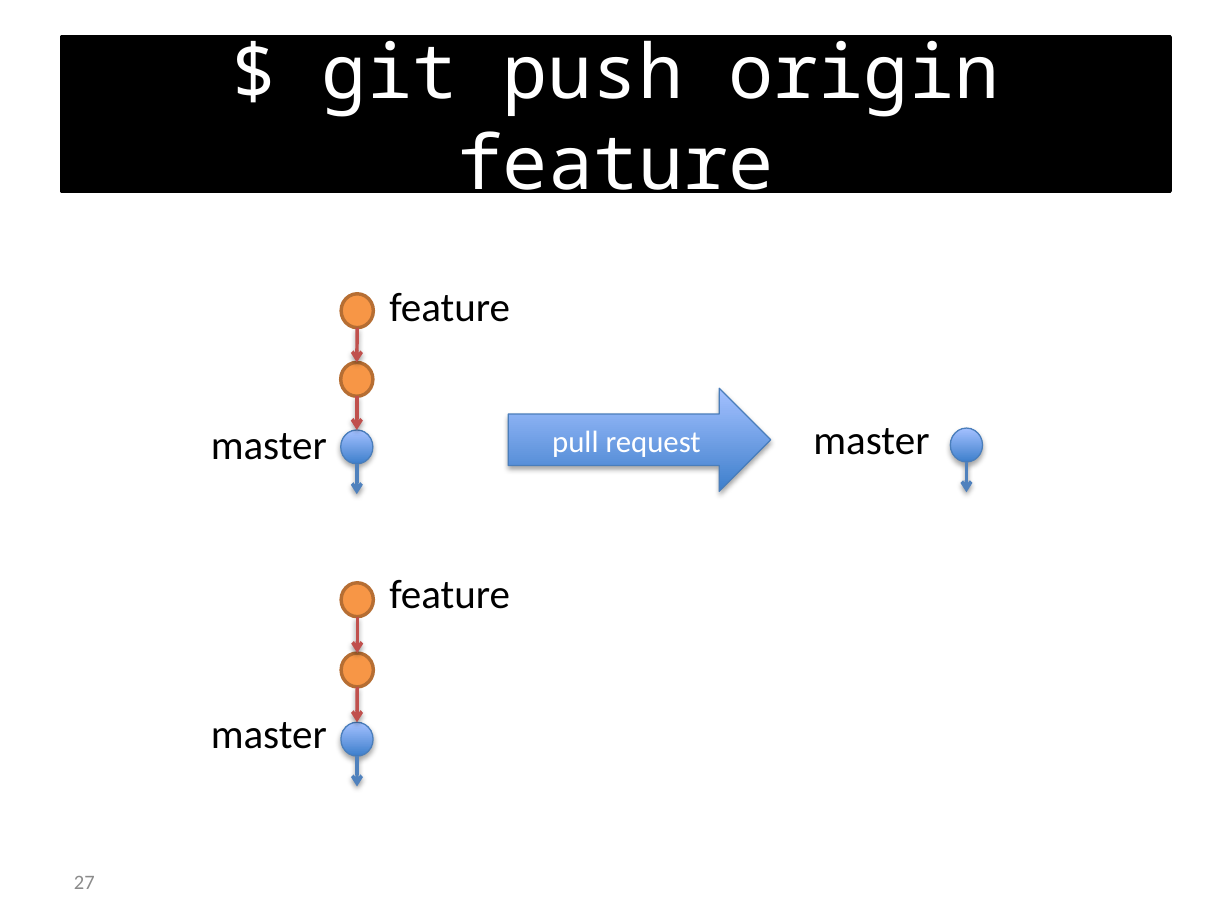
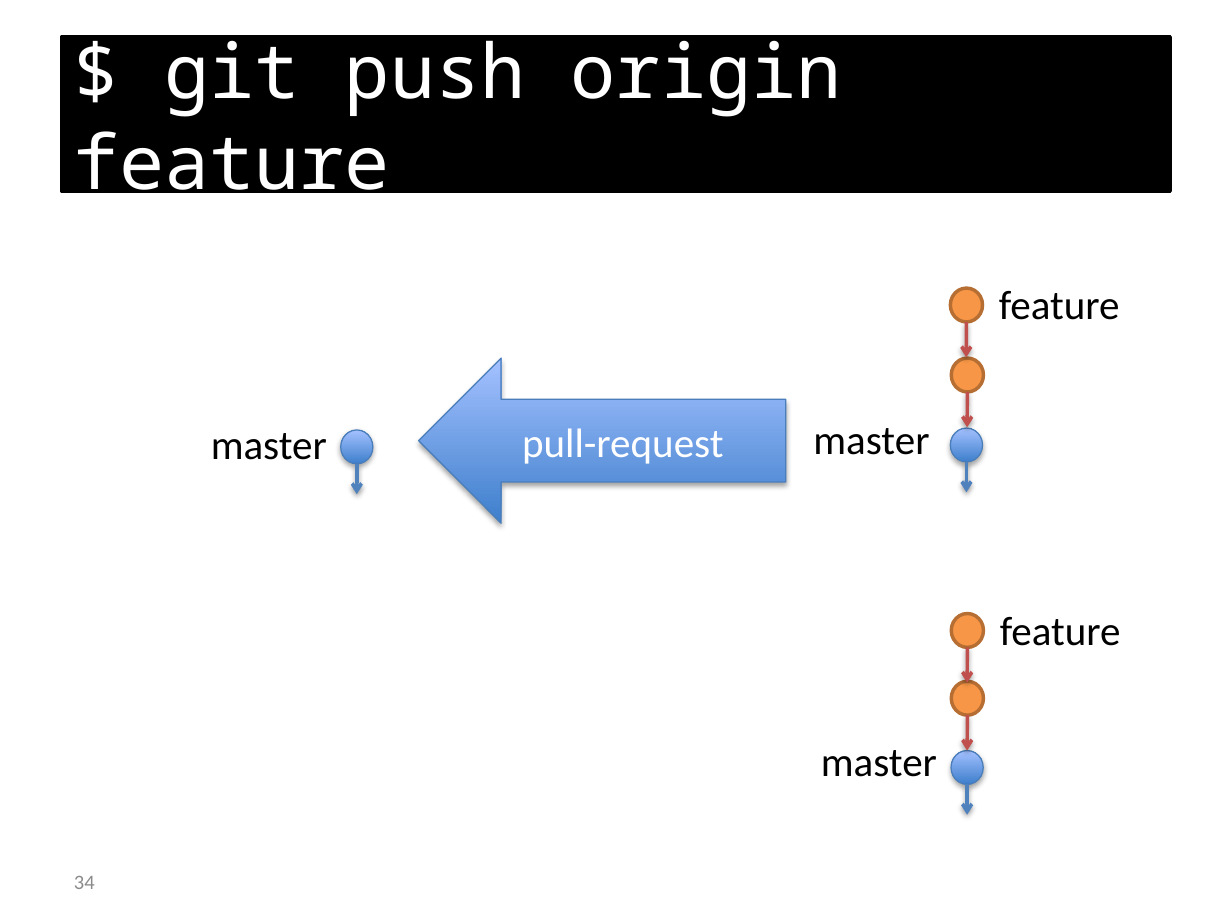
Before and after one commit to foss2serve/github-workflow-activity, a slide deck: slide 34 of presentation.pptx (slide 27 before the commit). Drawn at 1232x924 pixels with LibreOffice and Linux fonts; fonts in the diff are those of the drawing; background and template pictures are left out. Boxes give left, top, right and bottom in pixels: in the first picture for what was removed or moved away, otherwise in the second. Text is boxed around its words. In the diff, an @@ line names an element or a change of style, - is before the commit and + after.

```diff
--- a/presentation.pptx
+++ b/presentation.pptx
@@ title "$ git push origin feature" at (x1=62, y1=37, x2=1170, y2=191): alignment centre to left @@
@@ ellipse moved from (x1=341, y1=293, x2=373, y2=328) to (x1=950, y1=288, x2=982, y2=323) @@
@@ text "feature" moved from (x1=389, y1=293, x2=510, y2=322) to (x1=999, y1=291, x2=1120, y2=320) @@
@@ arrow moved from (357, 397) - (357, 430) to (966, 322) - (966, 357) @@
@@ left arrow "pull-request" resized from (x1=509, y1=388, x2=771, y2=492) to (x1=419, y1=359, x2=786, y2=524) @@
@@ left arrow "pull-request" at (x1=419, y1=359, x2=786, y2=524): right arrow to left arrow @@
@@ ellipse moved from (x1=341, y1=583, x2=373, y2=617) to (x1=951, y1=359, x2=983, y2=393) @@
@@ arrow moved from (357, 617) - (357, 653) to (967, 392) - (967, 428) @@
@@ text in left arrow at (x1=522, y1=428, x2=724, y2=464): text changed; size 18 to 24 pt @@
-pull request
+pull-request
@@ text "feature" moved from (x1=389, y1=580, x2=510, y2=609) to (x1=1000, y1=617, x2=1121, y2=646) @@
@@ ellipse moved from (x1=341, y1=362, x2=373, y2=397) to (x1=951, y1=614, x2=983, y2=648) @@
@@ arrow moved from (357, 328) - (357, 362) to (967, 647) - (967, 683) @@
@@ 2 arrows, 2 ellipses, 1 text moved together from (x1=211, y1=653, x2=373, y2=786) to (x1=821, y1=681, x2=983, y2=814) @@
@@ page number at (x1=74, y1=876, x2=95, y2=889): text changed @@
-27
+34
```
Also in this commit, not shown: 19 other slides changed, 33 slides added, 26 slides removed.
